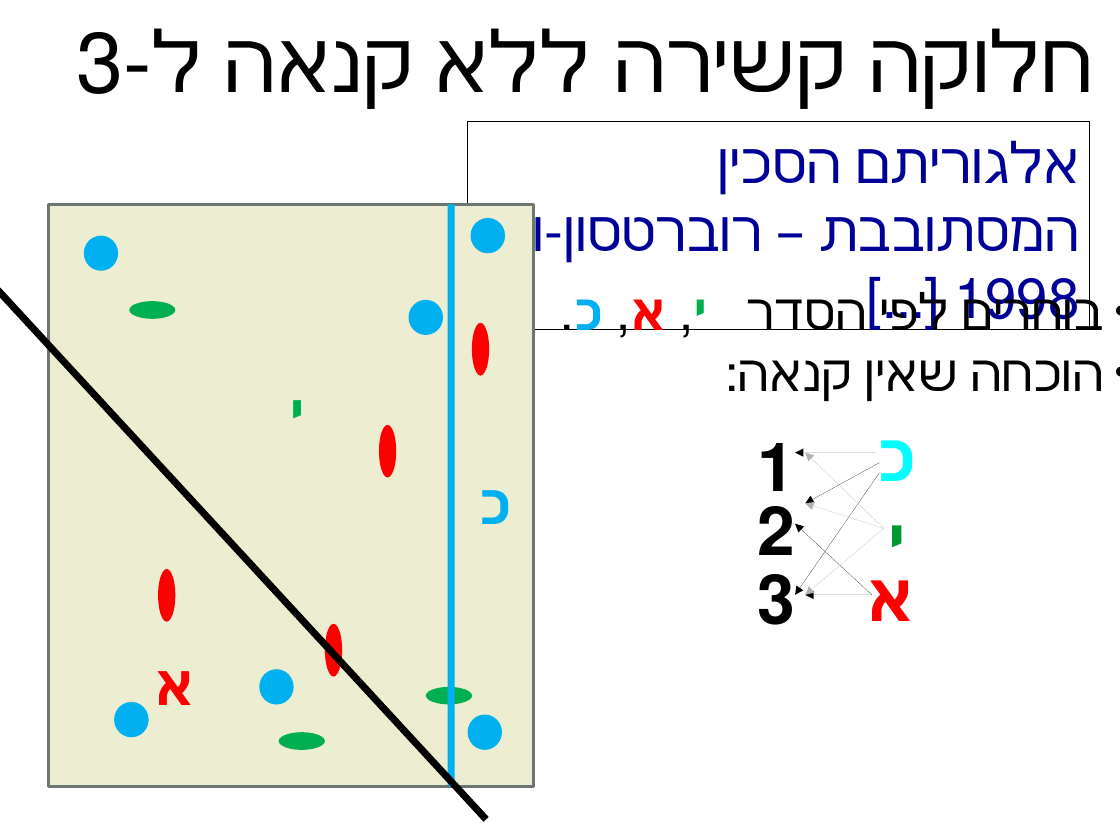
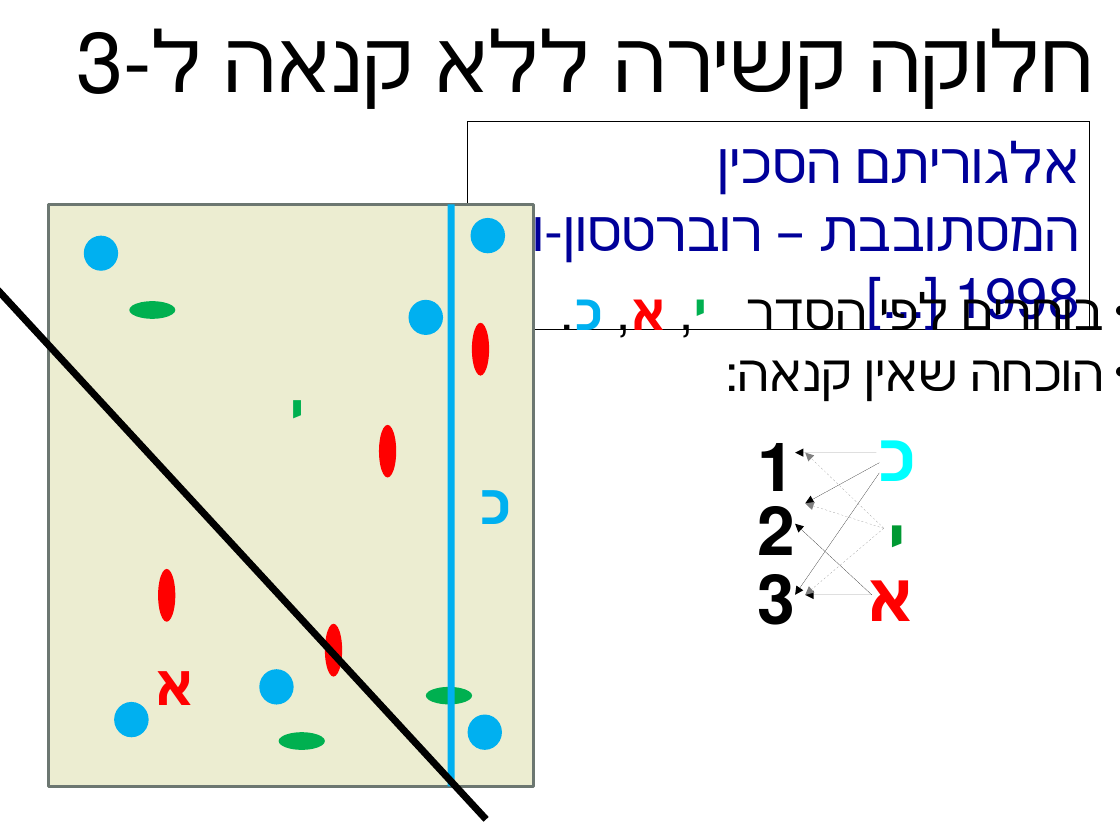
Before and after one commit to erelsgl-at-ariel/algorithms2m-5778, a slide deck: slide 10 of week07-cake-cutting/slides-2-envyfree.odp. Drawn at 1120x840 pixels with LibreOffice and Linux fonts; fonts in the diff are those of the drawing. Boxes give left, top, right and bottom in pixels: in the first picture for what was removed or moved away, otherwise in the second. Text is boxed around its words. In the diff, an @@ line names an element or a change of style, - is before the commit and + after.

```diff
--- a/week07-cake-cutting/slides-2-envyfree.odp
+++ b/week07-cake-cutting/slides-2-envyfree.odp
@@ arrow (884, 528) - (806, 452): stroke #B2B2B2 0 pt to #808080 0 pt @@
@@ arrow (884, 528) - (806, 503): stroke #B2B2B2 0 pt to #808080 0 pt @@
@@ arrow (884, 528) - (806, 595): stroke #B2B2B2 0 pt to #808080 0 pt @@
```
Also in this commit, not shown: 2 other slides changed, 14 other files.
